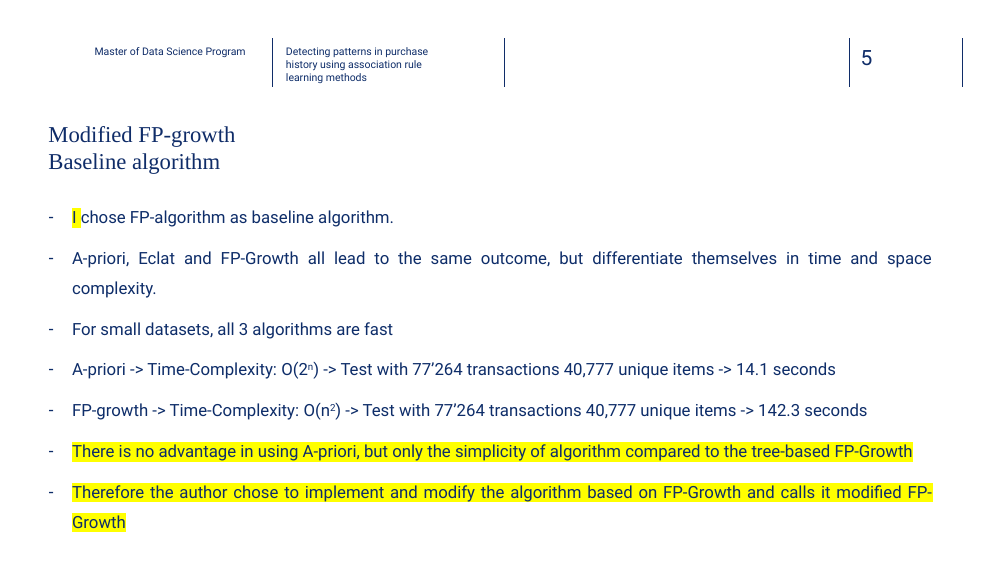
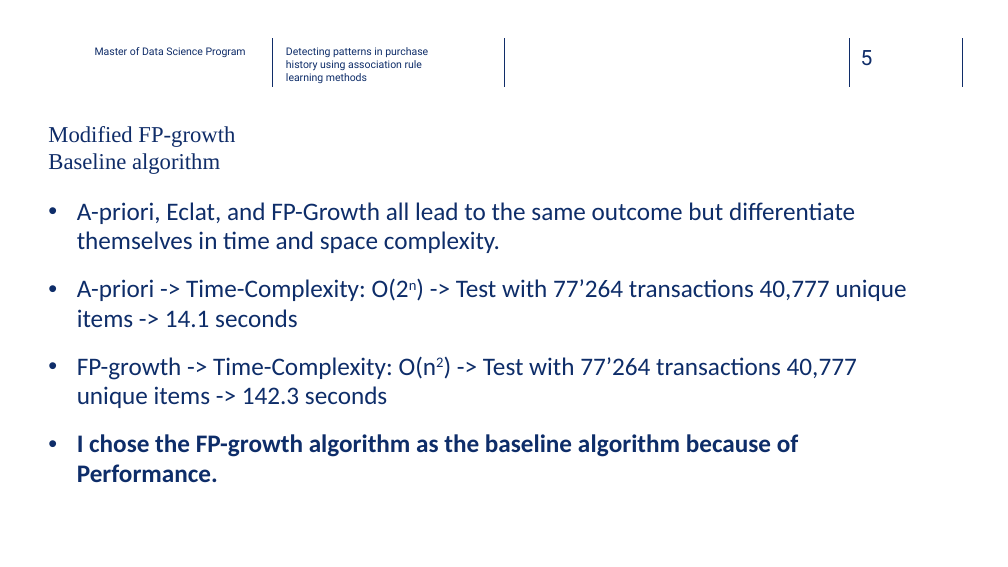
Before and after one commit to dawei7/Detecting-patterns-in-purchase-history-using-association-rule-learning-methods, a slide deck: slide 5 of MasterThesis/Presentation_Detecting-patterns-in-purchase-history-using-association-rule-learning-methods_latest.pptx. Drawn at 1008x567 pixels with LibreOffice and Linux fonts; fonts in the diff are those of the drawing; background and template pictures are left out. Boxes give left, top, right and bottom in pixels: in the first picture for what was removed or moved away, otherwise in the second. Text is boxed around its words. In the diff, an @@ line names an element or a change of style, - is before the commit and + after.

```diff
--- a/MasterThesis/Presentation_Detecting-patterns-in-purchase-history-using-association-rule-learning-methods_latest.pptx
+++ b/MasterThesis/Presentation_Detecting-patterns-in-purchase-history-using-association-rule-learning-methods_latest.pptx
@@ text at (x1=77, y1=202, x2=855, y2=253): text changed; size 16 to 24 pt; font Roboto to Calibri @@
-– I chose FP-algorithm as baseline algorithm.
-– A-priori, Eclat and FP-Growth all lead to the same outcome, but differentiate themselves in time and space complexity.
-– For small datasets, all 3 algorithms are fast
+• A-priori, Eclat, and FP-Growth all lead to the same outcome but differentiate themselves in time and space complexity.
@@ text at (x1=77, y1=278, x2=906, y2=408): size 16 to 24 pt, font Roboto to Calibri in "A-priori -> Time-Complexity: O(2n) -> Test with ...", "FP-growth -> Time-Complexity: O(n2) -> Test with ..."; alignment justified to left; bullet - to •; line spacing 1.5 to 0.97; more space between paragraphs @@
@@ text at (x1=77, y1=434, x2=799, y2=483): text changed; size 16 to 24 pt; font Roboto to Calibri; bold on @@
-– There is no advantage in using A-priori, but only the simplicity of algorithm compared to the tree-based FP-Growth
-– Therefore the author chose to implement and modify the algorithm based on FP-Growth and calls it modified FP-Growth
+• I chose the FP-growth algorithm as the baseline algorithm because of Performance.
```
Also in this commit, not shown: 7 other slides changed, 5 slides added, 2 slides removed, 5 other files.
